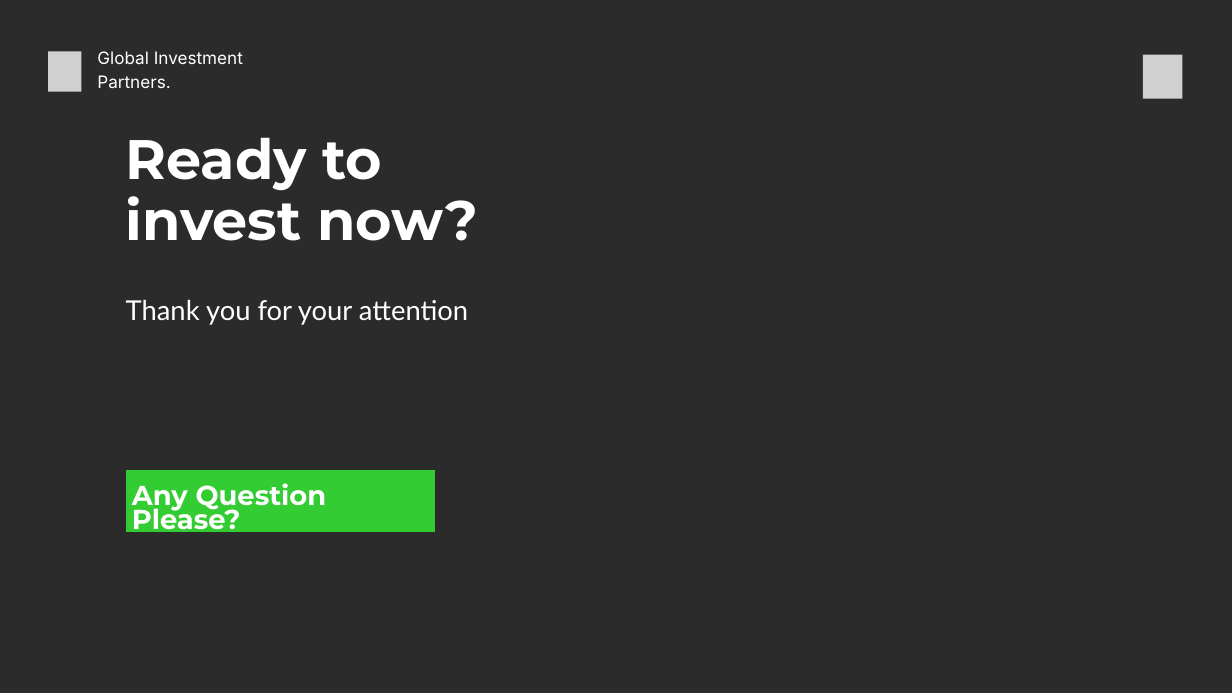
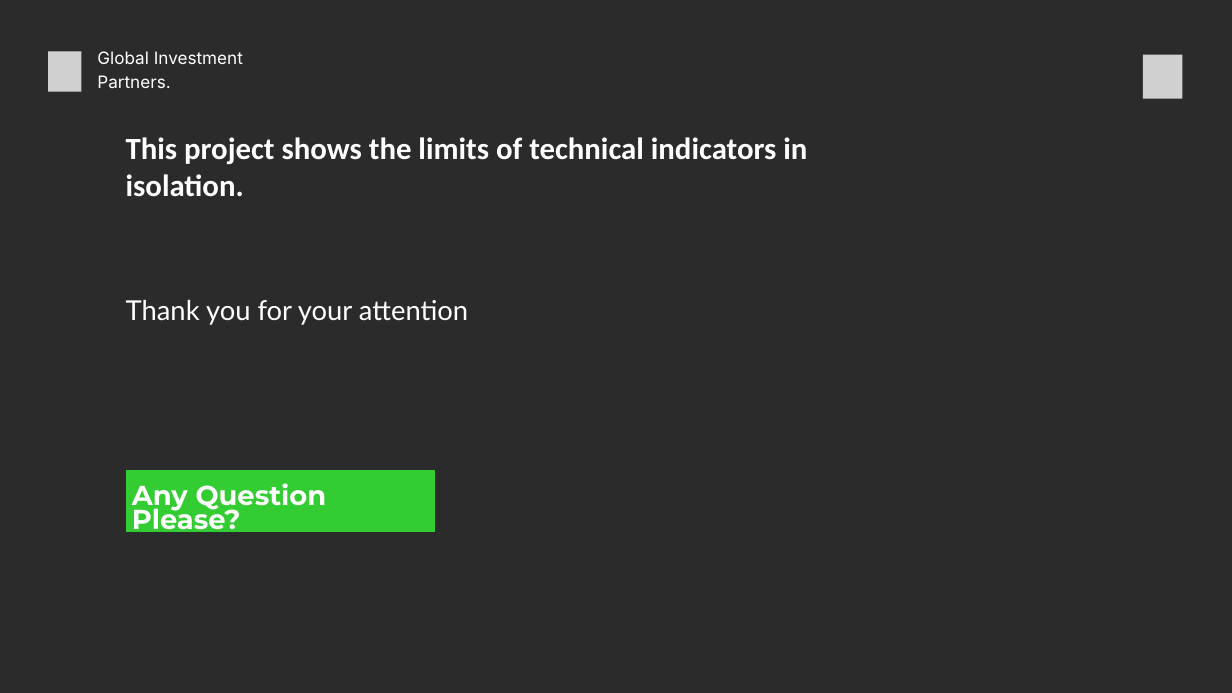
Before and after one commit to Devabebi/Abebi_Muinat_Tijani_week1, a slide deck: slide 10 of docs/stock_market_prediction_ppt.pptx. Drawn at 1232x693 pixels with LibreOffice and Linux fonts; fonts in the diff are those of the drawing; grey boxes stand for pictures; background and template pictures are left out; a plain dark background stands for a picture behind light text. Boxes give left, top, right and bottom in pixels: in the first picture for what was removed or moved away, otherwise in the second. Text is boxed around its words. In the diff, an @@ line names an element or a change of style, - is before the commit and + after.

```diff
--- a/docs/stock_market_prediction_ppt.pptx
+++ b/docs/stock_market_prediction_ppt.pptx
@@ text at (126,137,807,197): text changed; size 65 to 36 pt; font Montserrat to Calibri @@
-Ready to invest now?
+This project shows the limits of technical indicators in isolation.
```
Also in this commit, not shown: 4 other slides changed, 3 slides added, 3 slides removed, 1 other file.
